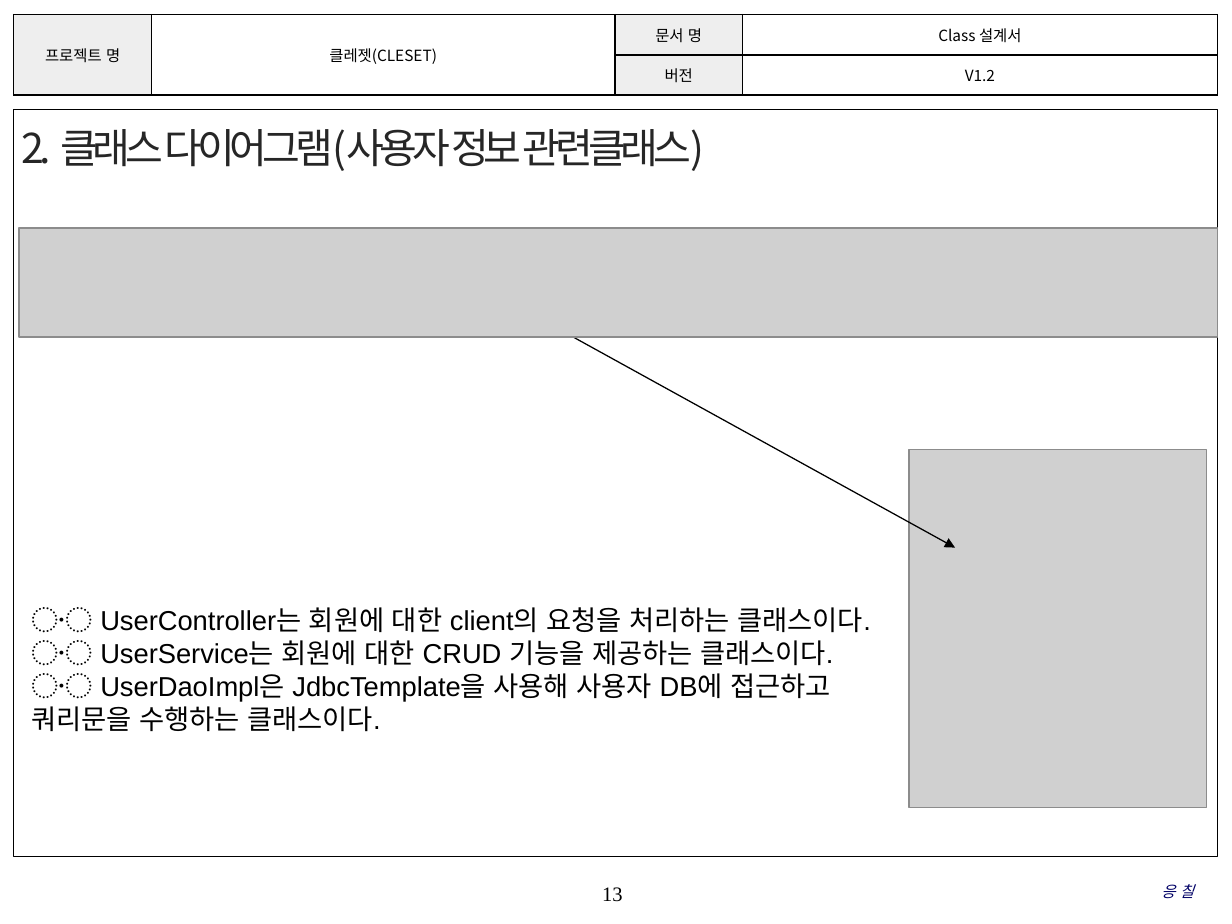
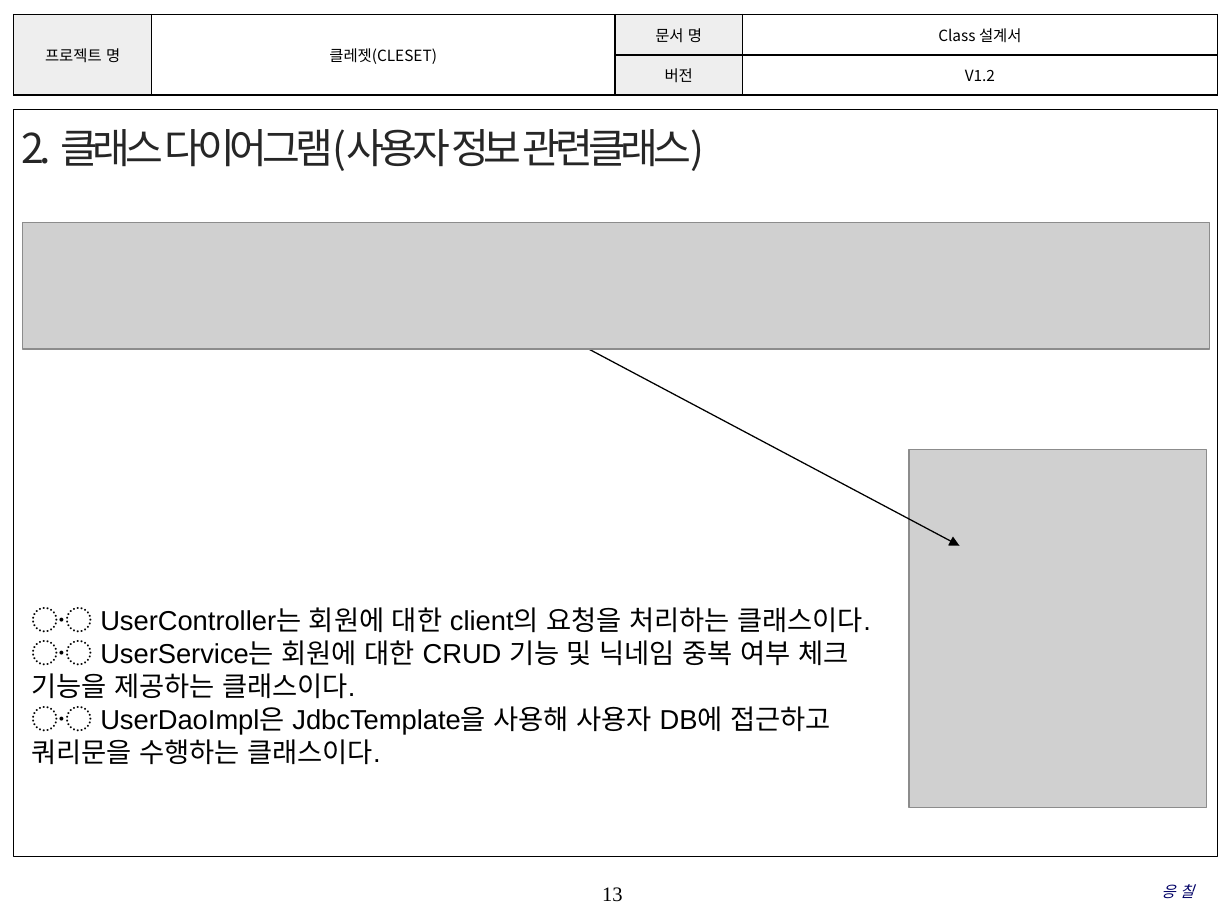
Before and after one commit to SunEom/SE2022-Team3, a slide deck: slide 13 of class design(ver 1.2).pptx. Drawn at 1232x924 pixels with LibreOffice and Linux fonts; fonts in the diff are those of the drawing; grey boxes stand for pictures; background and template pictures are left out. Boxes give left, top, right and bottom in pixels: in the first picture for what was removed or moved away, otherwise in the second. Text is boxed around its words. In the diff, an @@ line names an element or a change of style, - is before the commit and + after.

Commit message:
닉네임 중복체크 기능 추가

```diff
--- a/class design(ver 1.2).pptx
+++ b/class design(ver 1.2).pptx
@@ picture: place and size @@
-picture at [18,228,1217,336]
+picture at [22,222,1210,349]
@@ arrow moved from (570, 335) - (955, 548) to (559, 334) - (960, 546) @@
@@ text at [31,640,848,699]: text changed @@
-〮 UserService는 회원에 대한 CRUD 기능을 제공하는 클래스이다.
+〮 UserService는 회원에 대한 CRUD 기능 및 닉네임 중복 여부 체크 기능을 제공하는 클래스이다.
```
Also in this commit, not shown: 1 other file.
